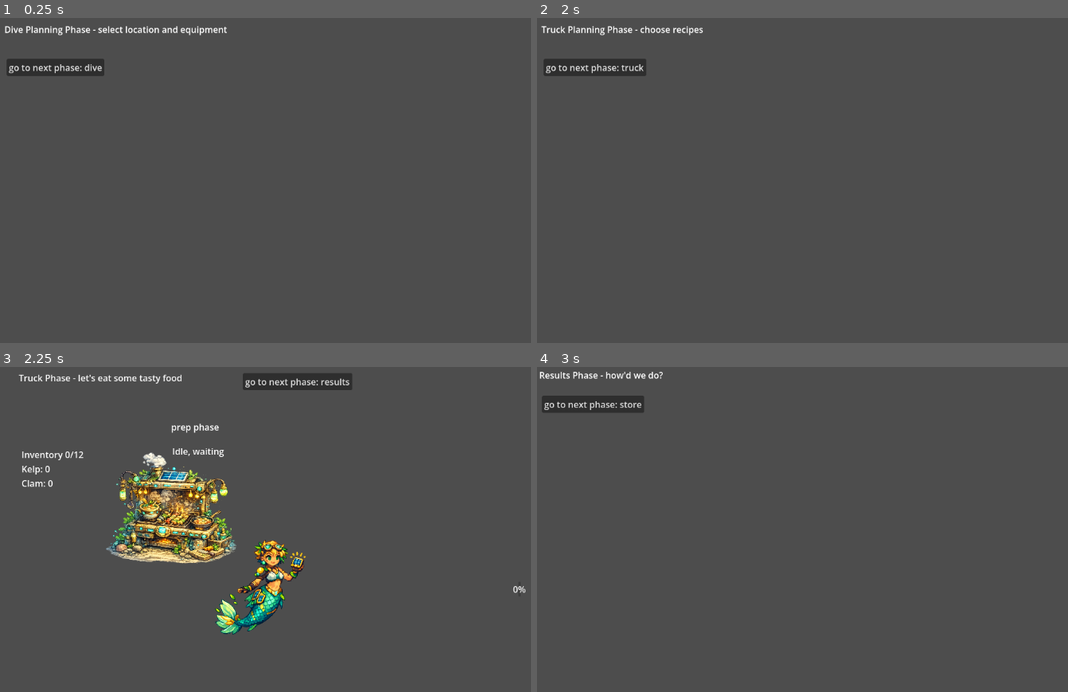
Above: before the commit, frames 1-4 (two rows, left to right).
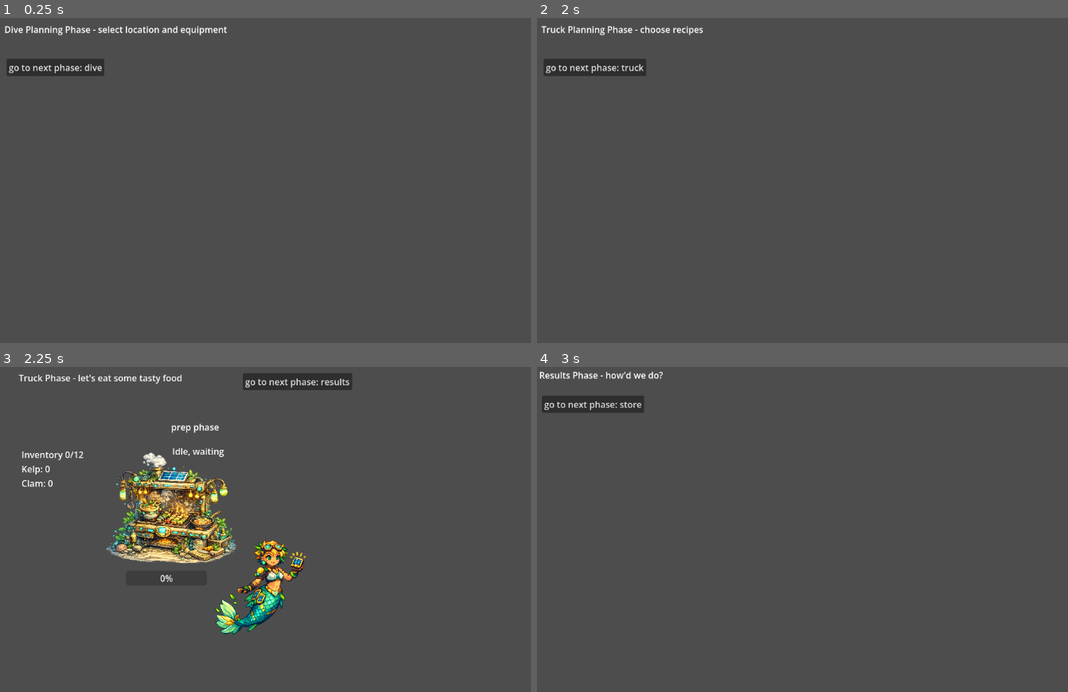
Above: after the commit, the same moments.

Repository: rae-ralston/mermaid-food-truck
Game: Godot game, scene res://scenes/main/main.tscn
The game is run twice, just before and just after one commit, with the same random seed, the same clock (stepped at 60 frames per second) and the same inputs.
Inputs:
- Up to frame 1 (0.25 s): no input
- Up to frame 2 (2 s): click "go to next phase: dive" at 0.5 s; click "go to next phase: truck plann…" at 1.25 s
- Up to frame 3 (2.25 s): click "go to next phase: truck" at 2 s
- Up to frame 4 (3 s): click "go to next phase: results" at 2.75 s

Frames 1-2 are identical in both runs. In frame 3, less than 0.1% of the frame differs, in the area x 30-99%, y 63-70%; in frame 4, nothing differs.

Commit message:
add cook phase completion progress bar

Diff:
--- a/scenes/TruckStation.tscn
+++ b/scenes/TruckStation.tscn
@@ -30,3 +30,9 @@
 [node name="CollisionShape2D" type="CollisionShape2D" parent="." unique_id=564988941]
 position = Vector2(3.5, 6.5)
 shape = SubResource("RectangleShape2D_md0ap")
+
+[node name="ProgressBar" type="ProgressBar" parent="." unique_id=1610882042]
+offset_left = -82.0
+offset_top = 95.0
+offset_right = 65.0
+offset_bottom = 122.0
--- a/scenes/phases/PhaseTruck.tscn
+++ b/scenes/phases/PhaseTruck.tscn
@@ -11,13 +11,13 @@
 
 [node name="World" type="Node2D" parent="." unique_id=1102149595]
 
-[node name="Diver" parent="World" unique_id=882753087 instance=ExtResource("2_44s6t")]
-position = Vector2(493, 396)
-
 [node name="Stations" type="Node2D" parent="World" unique_id=976916769]
 
 [node name="TruckStation" parent="World/Stations" unique_id=913382092 instance=ExtResource("3_5p4at")]
 position = Vector2(310, 274)
+
+[node name="Diver" parent="." unique_id=882753087 instance=ExtResource("2_44s6t")]
+position = Vector2(493, 396)
 
 [node name="HUD" type="Control" parent="." unique_id=914636482]
 anchors_preset = 0
@@ -37,13 +37,6 @@
 offset_top = 442.0
 offset_right = 974.0
 offset_bottom = 465.0
-
-[node name="StationProgressBar" type="ProgressBar" parent="HUD" unique_id=1337840804]
-layout_mode = 0
-offset_left = 939.0
-offset_top = 389.0
-offset_right = 943.0
-offset_bottom = 416.0
 
 [node name="InventoryLabel" type="Label" parent="HUD" unique_id=844575355]
 layout_mode = 0
--- a/scripts/truck_station.gd
+++ b/scripts/truck_station.gd
@@ -34,6 +34,10 @@
 	$PhaseLabel.text = cookingPhase[currentCookingPhase].name
 	$StationLabel.text = stationPhase[StationType.PREP].name
 
+func _process(delta: float) -> void:
+	if currentCookingPhase == CookingPhaseIds.WORKING:
+		$ProgressBar.value = (1 - $Timer.time_left/$Timer.wait_time) * 100
+
 func interact(_actor) -> Dictionary:
 	match(currentCookingPhase):
 		CookingPhaseIds.IDLE:
@@ -41,6 +45,7 @@
 			var workingPhase = cookingPhase[CookingPhaseIds.WORKING]
 			$PhaseLabel.text = workingPhase.name
 			$Timer.start(workingPhase.prepTime)
+			$ProgressBar.value = 0
 			_set_cooking_phase(CookingPhaseIds.WORKING)
 			return {}
 		CookingPhaseIds.WORKING:
@@ -52,6 +57,7 @@
 			# TODO: pick up item into inventory.
 			# TODO: check if item has been cooked
 			$PhaseLabel.text = cookingPhase[CookingPhaseIds.IDLE].name
+			$ProgressBar.value = 0
 			_set_cooking_phase(CookingPhaseIds.IDLE)
 			_set_next_cooking_phase() # TODO: next in recipe
 			return {}
